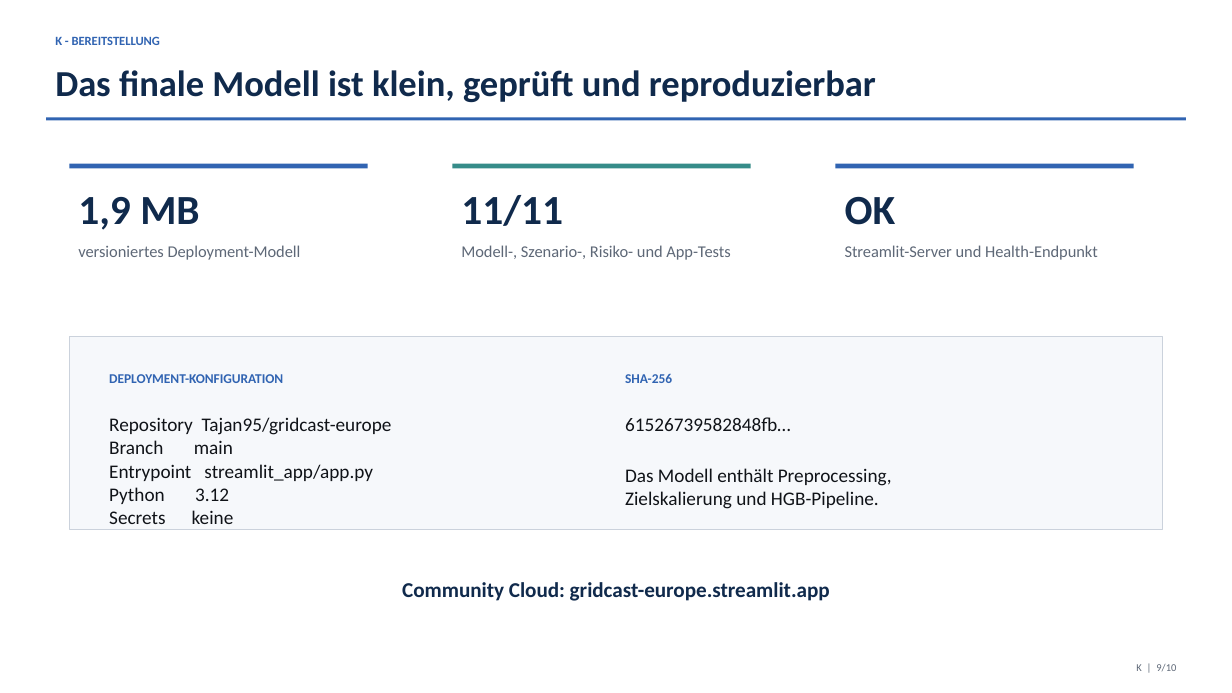
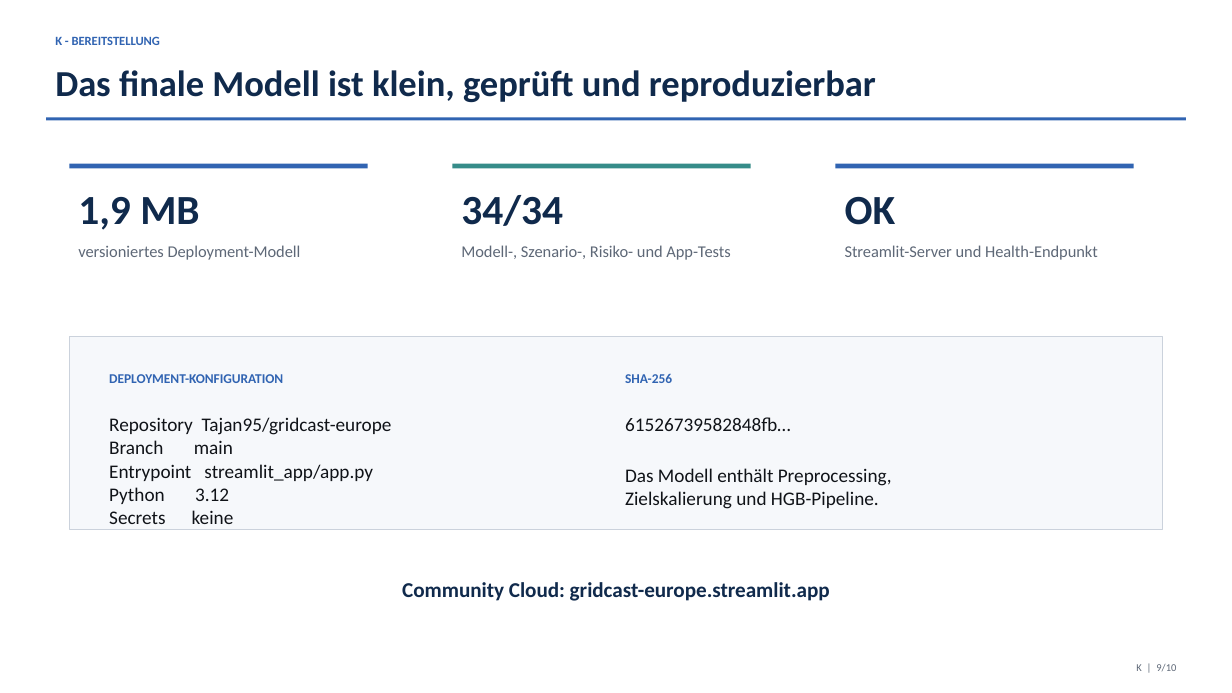
Before and after one commit to Tajan95/gridcast-europe, a slide deck: slide 9 of documents/GridCast_Europe_Referat.pptx. Drawn at 1232x693 pixels with LibreOffice and Linux fonts; fonts in the diff are those of the drawing. Boxes give left, top, right and bottom in pixels: in the first picture for what was removed or moved away, otherwise in the second. Text is boxed around its words. In the diff, an @@ line names an element or a change of style, - is before the commit and + after.

```diff
--- a/documents/GridCast_Europe_Referat.pptx
+++ b/documents/GridCast_Europe_Referat.pptx
@@ text at [461, 195, 563, 226]: text changed @@
-11/11
+34/34
```
Also in this commit, not shown: 3 other slides changed, 16 other files.
